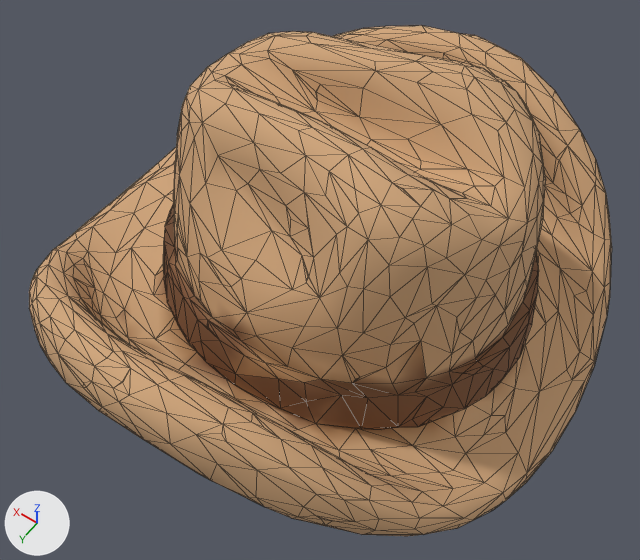
A saved change to the glTF model public/models/hat-cowboy.glb.
Both versions are drawn from a 50 mm lens placed at (-0.576, 0.832, 1.112), pointed at (-0.039, 0.08, -0.069). Every picture has the same lights, and +X, +Y and +Z are marked at lower left. The picture after the commit comes second. Mesh edges are drawn as thin lines. Where no turn or scale is listed for an object, it has been applied to the vertices. Vertices at exactly the same position are counted once.

The first picture shows 'tripo_node_71d2bdc3-9846-4a33-b406-23bb5bcb7a38'.
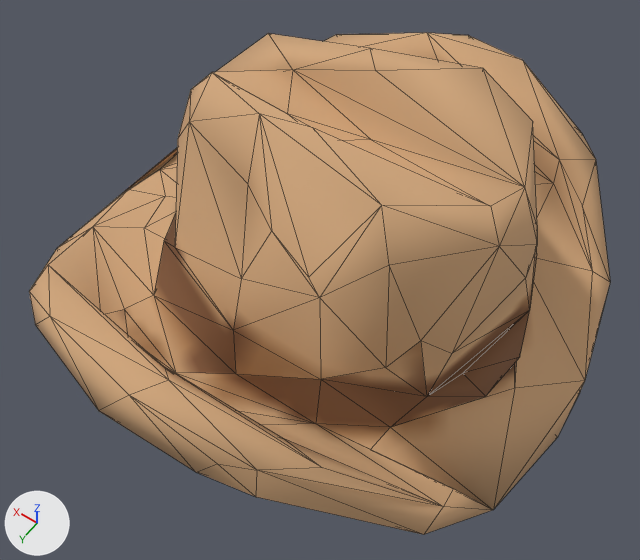
Where the newer file only moved an object's origin or applied its transform, the numbers keep the older frame.

Where the change shows, as pixel boxes [x1, y1, x2, y2] in the pictures (640 x 560 px):
```json
{"object": "tripo_node_71d2bdc3-9846-4a33-b406-23bb5bcb7a38", "change": "reshaped", "before": [29, 25, 612, 536], "after": [29, 33, 610, 535]}
{"part": 1, "of": "me_tripo_mesh_71d2bdc3_9846_4a33_b406_23bb5bcb7a38", "change": "cut back", "before": [29, 25, 612, 536], "on screen": "brown"}
```

Edits to the scene script, one JSON object a line:
```json
{"block": "me_tripo_mesh_71d2bdc3_9846_4a33_b406_23bb5bcb7a38", "where": "# used by ob_tripo_node_71d2bdc3_9846_4a33_b406_23bb5bcb7a38; location = (0.0, 0.0, 0.0)"}
{"op": "remove", "block": "me_tripo_mesh_71d2bdc3_9846_4a33_b406_23bb5bcb7a38", "code": "me_tripo_mesh_71d2bdc3_9846_4a33_b406_23bb5bcb7a38.from_pydata(...)  # 1432 vertices, 2860 faces; spans x -0.49..0.49, y -0.5..0.5, z -0.293..0.293"}
{"op": "add", "block": "me_tripo_mesh_71d2bdc3_9846_4a33_b406_23bb5bcb7a38", "code": "me_tripo_mesh_71d2bdc3_9846_4a33_b406_23bb5bcb7a38.from_pydata(...)  # 192 vertices, 380 faces; spans x -0.484..0.49, y -0.498..0.499, z -0.293..0.284"}
{"block": "me_tripo_mesh_71d2bdc3_9846_4a33_b406_23bb5bcb7a38", "change": "me_tripo_mesh_71d2bdc3_9846_4a33_b406_23bb5bcb7a38 part 1: 1 vertex moved within x 0.044, y -0.199, z -0.119; 1240 vertices removed from x -0.49..0.489, y -0.5..0.5, z -0.293..0.293"}
```
